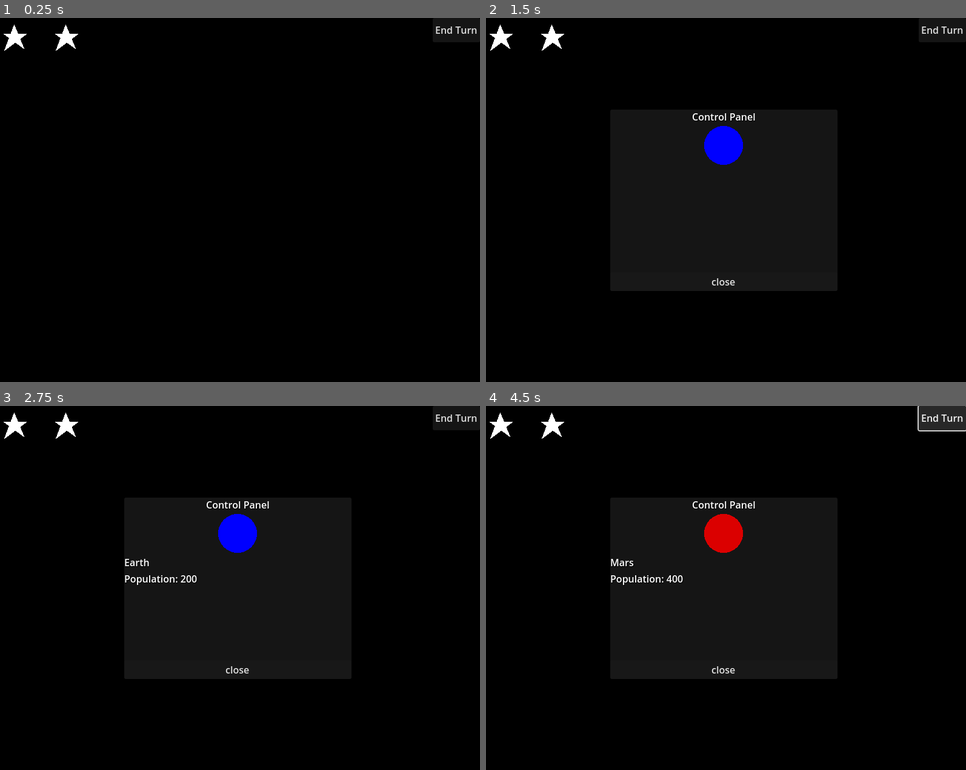
Above: before the commit, frames 1-4 (two rows, left to right).
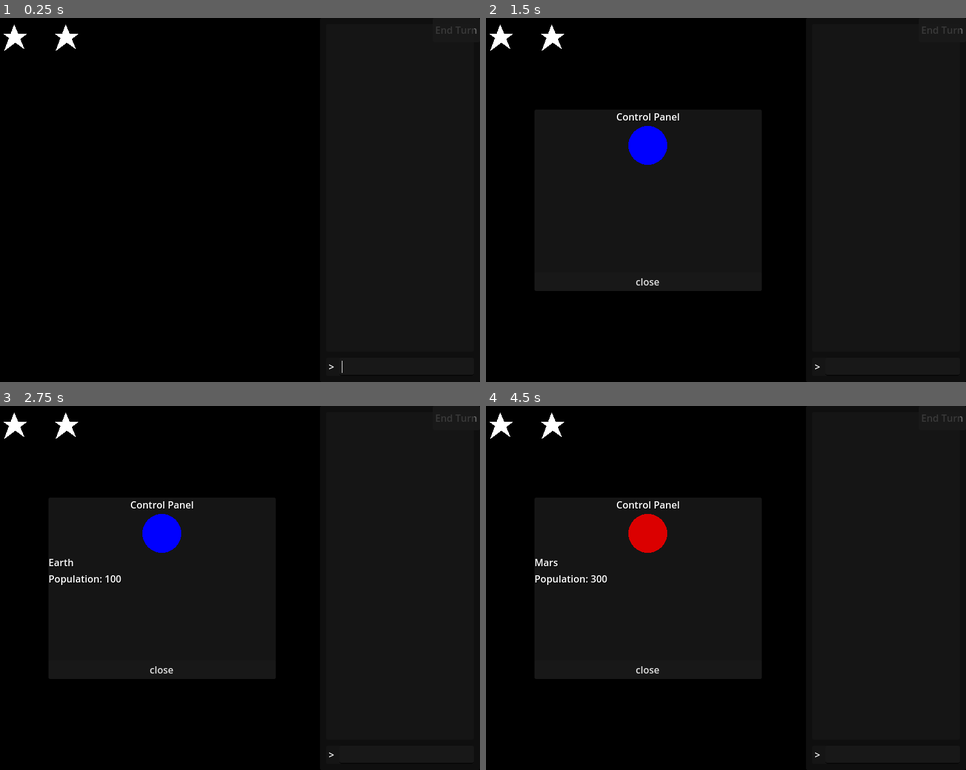
Above: after the commit, the same moments.

Repository: deepSpaceRenegade/Space_Econ
Game: Godot game, scene res://scenes/main.tscn
Two runs of this game, one before a commit and one after it. Both use one fixed random seed, a clock stepped at 60 frames per second and the inputs below.
Inputs (mouse positions are in pixels of both pictures, inside the frame that each line leads up to; where the layout moved, square brackets give the same spot in the first picture):
- Up to frame 1 (0.25 s): no input
- Up to frame 2 (1.5 s): click "End Turn" at 0.5 s; click (500, 36) at 1.25 s
- Up to frame 3 (2.75 s): click (163, 533) [235, 533] at 2 s
- Up to frame 4 (4.5 s): click (553, 424) at 2.75 s; click (649, 533) [721, 533] at 3.5 s; click "End Turn" at 4.25 s

The runs differ from the first frame. In frame 1, 0.1% of the frame differs, in the area x 68-100%, y 2-98%; in frame 2, 1.8%; in frame 3, 2.2%; in frame 4, 2.3%, in the area x 10-100%, y 0-98%.

Commit message:
added a command console

Diff:
--- /dev/null
+++ b/game/scenes/console.tscn
@@ -0,0 +1,67 @@
+[gd_scene load_steps=5 format=3 uid="uid://dvcih0eqkn6vg"]
+
+[ext_resource type="Script" path="res://scripts/console.gd" id="1_d2bxj"]
+[ext_resource type="Script" path="res://scripts/input.gd" id="1_wbh7d"]
+[ext_resource type="Script" path="res://scripts/command_processor.gd" id="2_xy3bn"]
+
+[sub_resource type="StyleBoxEmpty" id="StyleBoxEmpty_ijk05"]
+
+[node name="Console" type="CanvasLayer"]
+script = ExtResource("1_d2bxj")
+
+[node name="CommandProcessor" type="Node" parent="."]
+script = ExtResource("2_xy3bn")
+
+[node name="ConsoleContainer" type="PanelContainer" parent="."]
+anchors_preset = 11
+anchor_left = 1.0
+anchor_right = 1.0
+anchor_bottom = 1.0
+offset_left = -264.0
+grow_horizontal = 0
+grow_vertical = 2
+
+[node name="ConsoleMargins" type="MarginContainer" parent="ConsoleContainer"]
+layout_mode = 2
+theme_override_constants/margin_left = 10
+theme_override_constants/margin_top = 10
+theme_override_constants/margin_right = 10
+theme_override_constants/margin_bottom = 10
+
+[node name="ConsoleRows" type="VBoxContainer" parent="ConsoleContainer/ConsoleMargins"]
+layout_mode = 2
+theme_override_constants/separation = 10
+
+[node name="ConsoleDisplay" type="PanelContainer" parent="ConsoleContainer/ConsoleMargins/ConsoleRows"]
+layout_mode = 2
+size_flags_vertical = 3
+
+[node name="ConsoleScroll" type="ScrollContainer" parent="ConsoleContainer/ConsoleMargins/ConsoleRows/ConsoleDisplay"]
+layout_mode = 2
+horizontal_scroll_mode = 0
+
+[node name="DisplayRows" type="VBoxContainer" parent="ConsoleContainer/ConsoleMargins/ConsoleRows/ConsoleDisplay/ConsoleScroll"]
+layout_mode = 2
+size_flags_horizontal = 3
+
+[node name="InputArea" type="PanelContainer" parent="ConsoleContainer/ConsoleMargins/ConsoleRows"]
+custom_minimum_size = Vector2(0, 30)
+layout_mode = 2
+
+[node name="InputColumns" type="HBoxContainer" parent="ConsoleContainer/ConsoleMargins/ConsoleRows/InputArea"]
+layout_mode = 2
+
+[node name="Caret" type="Label" parent="ConsoleContainer/ConsoleMargins/ConsoleRows/InputArea/InputColumns"]
+layout_mode = 2
+theme_override_font_sizes/font_size = 16
+text = " > "
+
+[node name="Input" type="LineEdit" parent="ConsoleContainer/ConsoleMargins/ConsoleRows/InputArea/InputColumns"]
+layout_mode = 2
+size_flags_horizontal = 3
+theme_override_font_sizes/font_size = 14
+theme_override_styles/focus = SubResource("StyleBoxEmpty_ijk05")
+script = ExtResource("1_wbh7d")
+
+[connection signal="text_submitted" from="ConsoleContainer/ConsoleMargins/ConsoleRows/InputArea/InputColumns/Input" to="." method="_on_input_text_submitted"]
+[connection signal="text_submitted" from="ConsoleContainer/ConsoleMargins/ConsoleRows/InputArea/InputColumns/Input" to="ConsoleContainer/ConsoleMargins/ConsoleRows/InputArea/InputColumns/Input" method="_on_text_submitted"]
--- a/game/scenes/control_panel.tscn
+++ b/game/scenes/control_panel.tscn
@@ -5,6 +5,8 @@
 [ext_resource type="PackedScene" uid="uid://d0yf2sv2dllbj" path="res://scenes/planet.tscn" id="2_3ywjd"]
 
 [node name="Control_Panel" type="CanvasLayer"]
+offset = Vector2(-125, 0)
+transform = Transform2D(1, 0, 0, 1, -125, 0)
 script = ExtResource("1_jec0b")
 planet = ExtResource("2_3ywjd")
 
--- a/game/scenes/main.tscn
+++ b/game/scenes/main.tscn
@@ -1,19 +1,22 @@
-[gd_scene load_steps=8 format=3 uid="uid://dldyj4y24oswl"]
+[gd_scene load_steps=9 format=3 uid="uid://dldyj4y24oswl"]
 
 [ext_resource type="Script" path="res://scripts/main.gd" id="1_i03io"]
 [ext_resource type="PackedScene" uid="uid://b1xh54ervyxv4" path="res://scenes/star.tscn" id="2_fkqfb"]
 [ext_resource type="Script" path="res://scripts/planet_info.gd" id="3_niedi"]
 [ext_resource type="PackedScene" uid="uid://bnjktyj6n3hmv" path="res://scenes/control_panel.tscn" id="3_xx5kl"]
 [ext_resource type="Resource" uid="uid://bxtk7sgvkgipn" path="res://resources/planets/earth.tres" id="4_j3sl2"]
+[ext_resource type="PackedScene" uid="uid://dvcih0eqkn6vg" path="res://scenes/console.tscn" id="4_y0vg5"]
 [ext_resource type="Resource" uid="uid://bx8mybp26gm3u" path="res://resources/planets/mars.tres" id="5_rw065"]
 [ext_resource type="PackedScene" uid="uid://dcxtblu32am6n" path="res://scenes/hud.tscn" id="8_e4mhp"]
 
-[node name="Galaxy" type="Node2D"]
+[node name="Main" type="Node2D"]
 script = ExtResource("1_i03io")
 
 [node name="HUD" parent="." instance=ExtResource("8_e4mhp")]
 
 [node name="ControlPanel" parent="." instance=ExtResource("3_xx5kl")]
+
+[node name="Console" parent="." instance=ExtResource("4_y0vg5")]
 
 [node name="Stars" type="Node2D" parent="."]
 
--- /dev/null
+++ b/game/scenes/response_text.tscn
@@ -0,0 +1,11 @@
+[gd_scene load_steps=2 format=3 uid="uid://co3nny6gxnxfe"]
+
+[ext_resource type="Script" path="res://scripts/response_text.gd" id="1_yrok2"]
+
+[node name="ResponseText" type="Label"]
+offset_right = 40.0
+offset_bottom = 23.0
+theme_override_font_sizes/font_size = 14
+text = "Some text"
+autowrap_mode = 2
+script = ExtResource("1_yrok2")
--- /dev/null
+++ b/game/scripts/command_processor.gd
@@ -0,0 +1,35 @@
+extends Node
+
+
+func process(input:String) -> String:
+	var words = input.split(" ", false)
+	if words.size() == 0:
+		return "Enter 'commands' to get a list of commands"
+
+	var first_word = words[0].to_lower()
+	var second_word = ""
+
+	if words.size() > 1:
+		second_word = words[1].to_lower()
+	print(first_word, second_word)
+
+	match first_word:
+		"commands":
+			return "This is a list of commands."
+		"help":
+			return help(second_word)
+		_:
+			return "Invalid command: enter 'commands' for a list of valid commands"
+
+	return "something went wrong"
+
+
+func help(second_word:String) -> String:
+	if second_word == "":
+		return "Enter 'help' followed by a command. Enter 'commands' to get a list of commands."
+
+	match second_word:
+		"commands":
+			return "Enter 'help' followed by a command."
+		_:
+			return "Invalid command"
--- /dev/null
+++ b/game/scripts/console.gd
@@ -0,0 +1,45 @@
+extends CanvasLayer
+
+const InputResponse = preload("res://scenes/response_text.tscn")
+
+@onready var command_processor = $CommandProcessor
+@onready var display_rows = $ConsoleContainer/ConsoleMargins/ConsoleRows/ConsoleDisplay/ConsoleScroll/DisplayRows
+@onready var scroll = $ConsoleContainer/ConsoleMargins/ConsoleRows/ConsoleDisplay/ConsoleScroll
+@onready var scroll_bar = scroll.get_v_scroll_bar()
+
+@export var max_line_hitory:int = 30
+
+var max_scroll_length:int = 0
+
+# Called when the node enters the scene tree for the first time.
+func _ready() -> void:
+	scroll_bar.changed.connect(handle_scrollbar)
+	max_scroll_length = scroll_bar.max_value
+
+# Called every frame. 'delta' is the elapsed time since the previous frame.
+func _process(delta: float) -> void:
+	pass
+
+
+func handle_scrollbar():
+	if max_scroll_length != scroll_bar.max_value:
+		max_scroll_length = scroll_bar.max_value
+		scroll.scroll_vertical = max_scroll_length
+
+
+func _on_input_text_submitted(new_text: String) -> void:
+	if new_text.is_empty():
+		return
+	var input_response = InputResponse.instantiate()
+	var response = command_processor.process(new_text)
+	input_response.response_text(response)
+	display_rows.add_child(input_response)
+
+	delete_history_limit()
+
+
+func delete_history_limit():
+	if display_rows.get_child_count() > max_line_hitory:
+		var rows_to_delete = display_rows.get_child_count() - max_line_hitory
+		for i in range(rows_to_delete):
+			display_rows.get_child(i).queue_free()
--- a/game/scripts/hud.gd
+++ b/game/scripts/hud.gd
@@ -10,7 +10,7 @@
 	pass
 
 func calculate_population():
-	var stars = $/root/Galaxy/Stars.get_children()
+	var stars = $/root/Main/Stars.get_children()
 	for star in stars:
 		for info in star.planets_list:
 			info.planet_population += 100
--- /dev/null
+++ b/game/scripts/input.gd
@@ -0,0 +1,15 @@
+extends LineEdit
+
+
+# Called when the node enters the scene tree for the first time.
+func _ready() -> void:
+	grab_focus()
+
+
+# Called every frame. 'delta' is the elapsed time since the previous frame.
+func _process(delta: float) -> void:
+	pass
+
+
+func _on_text_submitted(new_text: String) -> void:
+	clear()
--- a/game/scripts/planet.gd
+++ b/game/scripts/planet.gd
@@ -1,7 +1,7 @@
 extends TextureButton
 
 @onready var planet: TextureButton = $"."
-@onready var control_panel = $/root/Galaxy/ControlPanel
+@onready var control_panel = $/root/Main/ControlPanel
 
 # Called when the node enters the scene tree for the first time.
 func _ready() -> void:
@@ -18,7 +18,7 @@
 	var info_label = Label.new()
 	control_panel.info_box.add_child(info_label)
 
-	var stars = $/root/Galaxy/Stars.get_children()
+	var stars = $/root/Main/Stars.get_children()
 	for star in stars:
 		for info in star.planets_list:
 			if info.planet_name == planet.name:
--- /dev/null
+++ b/game/scripts/response_text.gd
@@ -0,0 +1,5 @@
+extends Label
+
+
+func response_text(response:String):
+	$".".text = response
--- a/game/scripts/star.gd
+++ b/game/scripts/star.gd
@@ -5,7 +5,7 @@
 
 @onready var star: TextureButton = $"."
 @onready var planet_scene: PackedScene = preload("res://scenes/planet.tscn")
-@onready var control_panel = $/root/Galaxy/ControlPanel
+@onready var control_panel = $/root/Main/ControlPanel
 
 # Called when the node enters the scene tree for the first time.
 func _ready() -> void:
